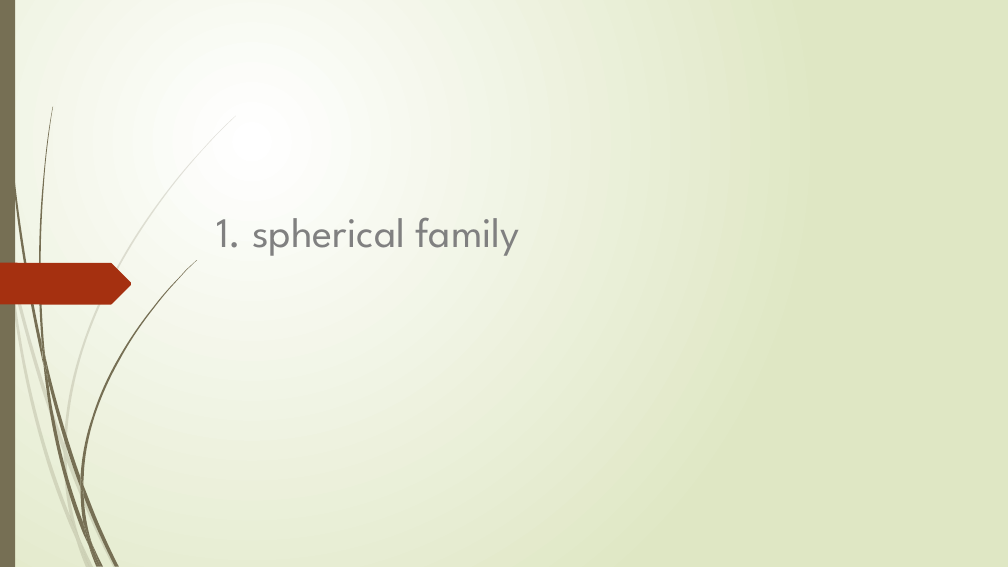
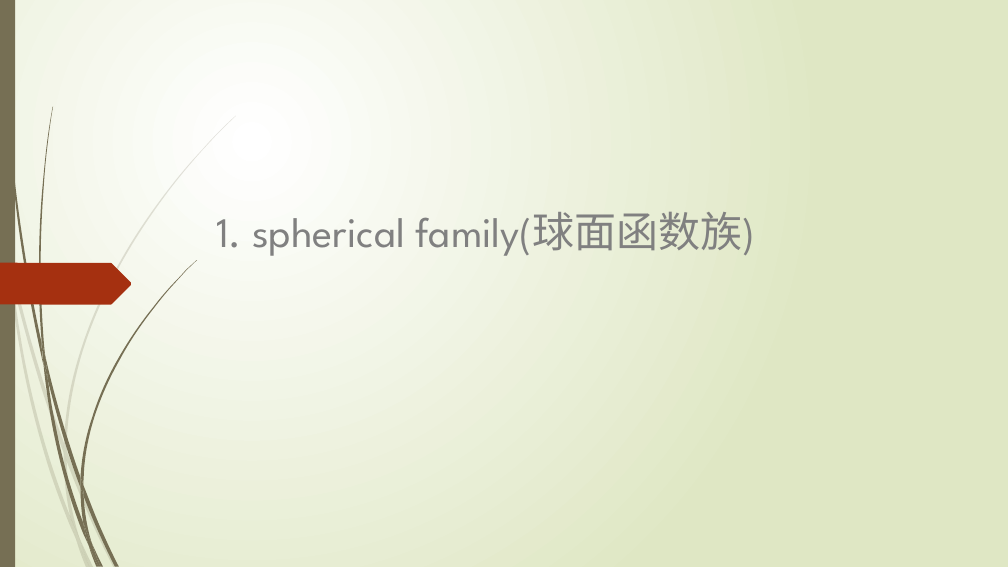
Before and after one commit to jiangnanhugo/Graduate_Design, a slide deck: slide 8 of 开题报告.pptx (slide 10 before the commit). Drawn at 1008x567 pixels with LibreOffice and Linux fonts; fonts in the diff are those of the drawing. Boxes give left, top, right and bottom in pixels: in the first picture for what was removed or moved away, otherwise in the second. Text is boxed around its words. In the diff, an @@ line names an element or a change of style, - is before the commit and + after.

```diff
--- a/开题报告.pptx
+++ b/开题报告.pptx
@@ title at (216,212,755,256): text changed @@
-1. spherical family
+1. spherical family(球面函数族)
```
Also in this commit, not shown: 16 other slides changed, 1 slide added, 3 slides removed, 14 other files.
